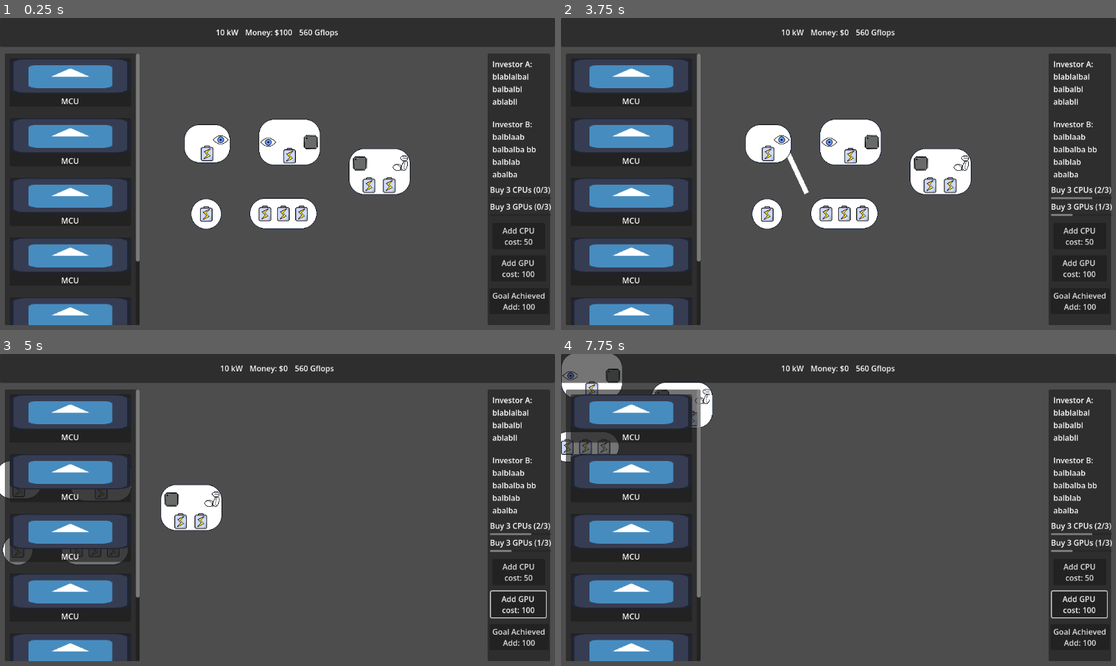
Above: before the commit, frames 1-4 (two rows, left to right).
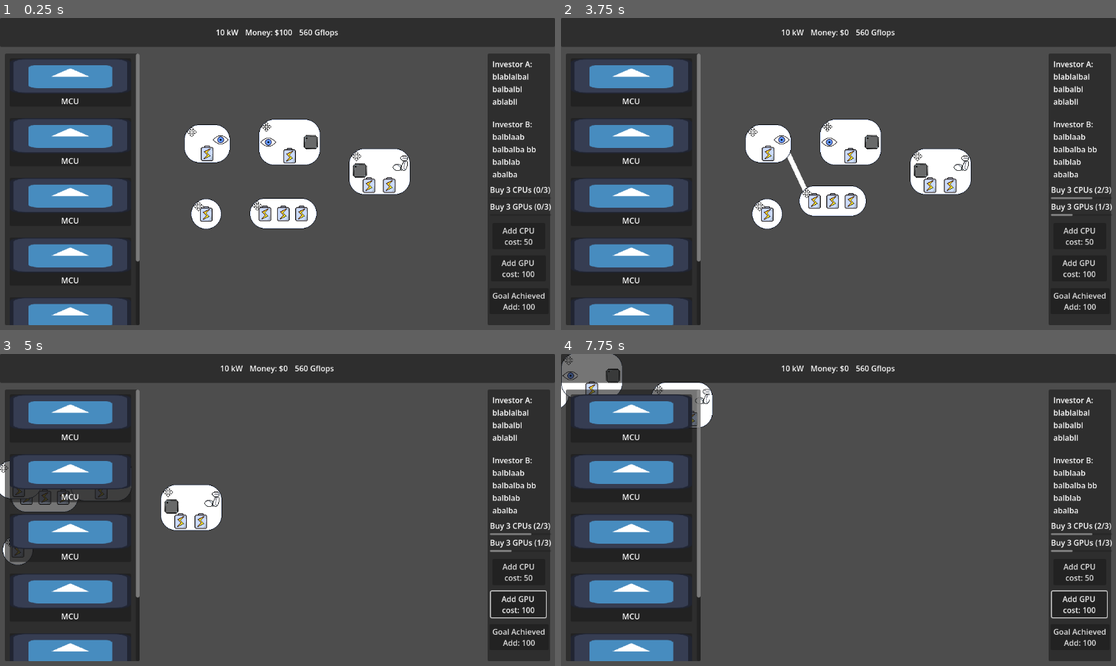
Above: after the commit, the same moments.

Repository: ARCsweden/GameJam2026SpringB
Game: Godot game, scene res://Scenes/Game/Game.tscn
The game is run twice, just before and just after one commit, with the same random seed, the same clock (stepped at 60 frames per second) and the same inputs. The engine's default icon, where the game draws it, is replaced by a stand-in: a white triangle on a blue panel in a dark square.
Inputs (mouse positions are in pixels of both pictures, inside the frame that each line leads up to):
- Up to frame 1 (0.25 s): no input
- Up to frame 2 (3.75 s): click "Add GPU cost: 100" at 0.5 s; click "Goal Achieved Add: 100" at 1.25 s; click "Add CPU cost: 50" at 2 s; tap Enter at 2.75 s; drag from (766, 214) to (783, 139) at 2.77 s; tap Space at 3.5 s; drag from (827, 214) to (766, 152) at 3.52 s
- Up to frame 3 (5 s): tap Enter at 4.25 s; move the mouse to (283, 550) at 4.27 s; hold Right (pan_right) from 4.28 s (still down); click (283, 550) at 4.42 s
- Up to frame 4 (7.75 s): release Right (pan_right) at 5 s; drag from (672, 550) to (594, 475) at 5.02 s; drag from (572, 478) to (672, 522) at 5.77 s; tap Space at 6.5 s; drag from (594, 491) to (688, 522) at 6.52 s; tap Enter at 7.25 s; move the mouse to (610, 478) at 7.27 s; hold S (pan_down) from 7.28 s (still down); click (610, 478) at 7.42 s

The runs differ from the first frame. In frame 1, 0.2% of the frame differs, in the area x 33-67%, y 33-62%; in frame 2, 1.7%, in the area x 33-67%, y 33-68%; in frame 3, 1.1%; in frame 4, 0.8%.

Commit message:
Nodes can be moved

Diff:
--- a/Scenes/Game/Nodes/arm_simple.tscn
+++ b/Scenes/Game/Nodes/arm_simple.tscn
@@ -22,7 +22,7 @@
 texture = ExtResource("3_asx6s")
 
 [node name="NodeSlot4" parent="Slots" parent_id_path=PackedInt32Array(1721700871) index="3" unique_id=539755019 instance=ExtResource("2_84cqp")]
-position = Vector2(23, 31)
+position = Vector2(23, 46)
 type = 2
 
 [node name="Sprite" parent="Slots/NodeSlot4" index="1" unique_id=883112050]
--- a/Scenes/Game/scematics_node.gd
+++ b/Scenes/Game/scematics_node.gd
@@ -2,6 +2,7 @@
 extends Node2D
 
 
+@onready var move_icon : Sprite2D = $MoveIcon
 @onready var ninepatch : NinePatchRect = $NinePatchRect
 @onready var slots : Node2D = $Slots
 
@@ -11,3 +12,16 @@
 	for c in slots.get_children():
 		var ns : NodeSlot = c as NodeSlot
 		ns.parent_node = self
+	move_icon.position = get_center()
+
+
+func get_center() -> Vector2:
+	return Vector2.ONE * 16
+
+
+func _on_area_2d_mouse_entered() -> void:
+	SignalBus.node_entered.emit(self)
+
+
+func _on_area_2d_mouse_exited() -> void:
+	SignalBus.node_exited.emit(self)
--- a/Scenes/Game/scematics_node.tscn
+++ b/Scenes/Game/scematics_node.tscn
@@ -2,6 +2,9 @@
 
 [ext_resource type="Texture2D" uid="uid://p1wpvwl2csap" path="res://Assets/Art/node.png" id="1_2gwpg"]
 [ext_resource type="Script" uid="uid://c0seprcog42nt" path="res://Scenes/Game/scematics_node.gd" id="1_kixod"]
+[ext_resource type="Texture2D" uid="uid://26t36bs5l4sr" path="res://Assets/Art/move_icon.png" id="3_ogetc"]
+
+[sub_resource type="CircleShape2D" id="CircleShape2D_ogetc"]
 
 [node name="ScematicsNode" type="Node2D" unique_id=1799637696]
 script = ExtResource("1_kixod")
@@ -16,3 +19,17 @@
 patch_margin_bottom = 32
 
 [node name="Slots" type="Node2D" parent="." unique_id=1721700871]
+
+[node name="MoveIcon" type="Sprite2D" parent="." unique_id=1087313928]
+position = Vector2(16, 16)
+texture = ExtResource("3_ogetc")
+
+[node name="Area2D" type="Area2D" parent="MoveIcon" unique_id=179981898]
+
+[node name="CollisionShape2D" type="CollisionShape2D" parent="MoveIcon/Area2D" unique_id=2118973219]
+shape = SubResource("CircleShape2D_ogetc")
+
+[connection signal="mouse_entered" from="NinePatchRect" to="." method="_on_nine_patch_rect_mouse_entered"]
+[connection signal="mouse_exited" from="NinePatchRect" to="." method="_on_nine_patch_rect_mouse_exited"]
+[connection signal="mouse_entered" from="MoveIcon/Area2D" to="." method="_on_area_2d_mouse_entered"]
+[connection signal="mouse_exited" from="MoveIcon/Area2D" to="." method="_on_area_2d_mouse_exited"]
--- a/Scenes/Game/schematic.gd
+++ b/Scenes/Game/schematic.gd
@@ -1,6 +1,9 @@
 extends Node2D
 
 @onready var camera : Camera2D = $Camera2D
+
+var node : SchematicsNode = null
+var dragging : bool = false
 
 @export var cpu_goal: GoalData
 @export var gpu_goal: GoalData
@@ -11,8 +14,16 @@
 	GoalManager.call_deferred("activate_single_goal",gpu_goal)
 	#GoalManager.activate_single_goal(cpu_goal)
 	#GoalManager.activate_single_goal(gpu_goal)
+	SignalBus.node_entered.connect(_on_node_entered)
+	SignalBus.node_exited.connect(_on_node_exited)
 	pass # Replace with function body.
 
+func _on_node_entered(n: SchematicsNode) -> void:
+	if not dragging:
+		node = n
+func _on_node_exited(_n: SchematicsNode) -> void:
+	if not dragging:
+		node = null
 
 # Called every frame. 'delta' is the elapsed time since the previous frame.
 func _process(delta: float) -> void:
@@ -20,6 +31,16 @@
 	var dir : Vector2 = Input.get_vector("pan_left", "pan_right", "pan_up", "pan_down")
 	var velocity : Vector2 = dir * Constants.CAMERA_PAN_SPEED
 	camera.position += velocity * delta
+
+	if Input.is_mouse_button_pressed(MOUSE_BUTTON_LEFT):
+		if node:
+			dragging = true
+			node.set_position(get_global_mouse_position() - node.get_center())
+	else:
+		dragging = false
+	if Input.is_mouse_button_pressed(MOUSE_BUTTON_RIGHT):
+		var mouse_move: Vector2 = Input.get_last_mouse_velocity()
+
 
 func _unhandled_input(event: InputEvent) -> void:
 	# Handle zoom
--- a/Scripts/SignalBus.gd
+++ b/Scripts/SignalBus.gd
@@ -7,4 +7,7 @@
 signal slot_entered(slot: NodeSlot)
 signal slot_exited(slot: NodeSlot)
 
+signal node_entered(slot: SchematicsNode)
+signal node_exited(slot: SchematicsNode)
+
 signal connection_made()
Binary file added: Assets/Art/move_icon.png
Not shown, added: Assets/Art/move_icon.png.import
